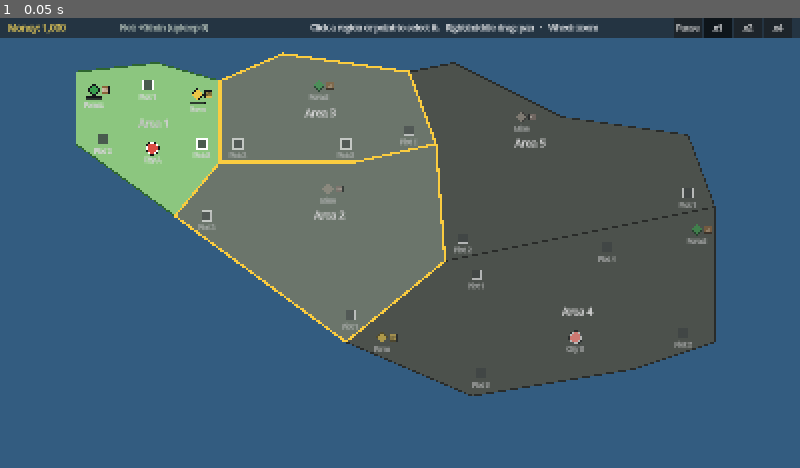
Above: before the commit, frame 1.
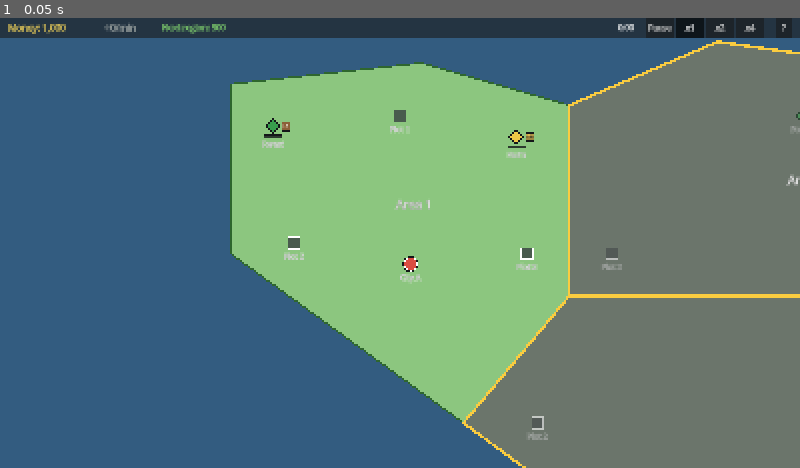
Above: after the commit, the same moment.

Repository: sgtdali/flowgame
Game: Godot game, scene res://features/worldmap/WorldMap.tscn
Same seed, same stepped clock (60 frames per second), same inputs: the game is played once before the commit and once after it.
Inputs:
- Up to frame 1 (0.05 s): no input

The runs differ from the first frame. In frame 1, 61% of the frame differs, in the area x 9-100%, y 0-100%.

Commit message:
Görev 06 adım 5: üst çubuk (renkli net, sonraki bölge hedefi, oyun saati, ? yardımı, yalnızca gerektiğinde ipucu); harita oyunda 2 kat büyük, işaretler sabit boyda, kamera başlangıç bölgesine odaklanır
Co-Authored-By: Claude Opus 5.5 <noreply@anthropic.com>

Diff:
--- a/features/worldmap/WorldMap.tscn
+++ b/features/worldmap/WorldMap.tscn
@@ -11,6 +11,7 @@
 [ext_resource type="PackedScene" path="res://features/factory/FactoryScreen.tscn" id="9_factory"]
 [ext_resource type="Script" path="res://features/worldmap/good_bar.gd" id="10_good_bar"]
 [ext_resource type="Script" path="res://features/worldmap/hover_card.gd" id="11_hover"]
+[ext_resource type="Script" path="res://features/worldmap/map_top_bar.gd" id="12_top_bar"]
 
 [node name="WorldMap" type="Node2D"]
 script = ExtResource("1_map")
@@ -18,12 +19,13 @@
 [node name="Sea" type="ColorRect" parent="."]
 offset_left = -2000.0
 offset_top = -2000.0
-offset_right = 3600.0
-offset_bottom = 2900.0
+offset_right = 5600.0
+offset_bottom = 4200.0
 mouse_filter = 2
 color = Color(0.2, 0.36, 0.5, 1)
 
 [node name="RegionMap" parent="." instance=ExtResource("2_regions")]
+scale = Vector2(2, 2)
 
 [node name="Routes" type="Node2D" parent="."]
 z_index = 10
@@ -44,6 +46,7 @@
 offset_bottom = 40.0
 grow_horizontal = 2
 mouse_filter = 2
+script = ExtResource("12_top_bar")
 
 [node name="Margin" type="MarginContainer" parent="UI/TopBar"]
 layout_mode = 2
@@ -56,7 +59,7 @@
 
 [node name="MoneyLabel" type="Label" parent="UI/TopBar/Margin/HBox"]
 unique_name_in_owner = true
-custom_minimum_size = Vector2(200, 0)
+custom_minimum_size = Vector2(170, 0)
 layout_mode = 2
 theme_override_colors/font_color = Color(0.98, 0.85, 0.35, 1)
 theme_override_font_sizes/font_size = 18
@@ -65,23 +68,47 @@
 
 [node name="IncomeLabel" type="Label" parent="UI/TopBar/Margin/HBox"]
 unique_name_in_owner = true
-custom_minimum_size = Vector2(230, 0)
-layout_mode = 2
-theme_override_colors/font_color = Color(0.8, 0.85, 0.8, 1)
-text = "Net: 0/min"
+custom_minimum_size = Vector2(90, 0)
+layout_mode = 2
+mouse_filter = 1
+theme_override_font_sizes/font_size = 18
+text = "+0/min"
 vertical_alignment = 1
 
+[node name="GoalLabel" type="Label" parent="UI/TopBar/Margin/HBox"]
+unique_name_in_owner = true
+layout_mode = 2
+mouse_filter = 1
+text = "Next region: 0"
+vertical_alignment = 1
+
 [node name="HintLabel" type="Label" parent="UI/TopBar/Margin/HBox"]
-layout_mode = 2
-size_flags_horizontal = 3
-text = "Click a region or point to select it.   Right/middle drag: pan   ·   Wheel: zoom"
+unique_name_in_owner = true
+layout_mode = 2
+size_flags_horizontal = 3
+theme_override_colors/font_color = Color(0.75, 0.9, 1, 1)
 horizontal_alignment = 1
 vertical_alignment = 1
 
+[node name="ClockLabel" type="Label" parent="UI/TopBar/Margin/HBox"]
+unique_name_in_owner = true
+custom_minimum_size = Vector2(80, 0)
+layout_mode = 2
+mouse_filter = 1
+text = "0:00"
+horizontal_alignment = 2
+vertical_alignment = 1
+
 [node name="SpeedBar" type="HBoxContainer" parent="UI/TopBar/Margin/HBox"]
 unique_name_in_owner = true
 layout_mode = 2
 script = ExtResource("8_speed")
+
+[node name="HelpButton" type="Button" parent="UI/TopBar/Margin/HBox"]
+unique_name_in_owner = true
+custom_minimum_size = Vector2(32, 0)
+layout_mode = 2
+text = "?"
 
 [node name="InfoPanel" type="PanelContainer" parent="UI"]
 anchors_preset = 1
--- a/features/worldmap/map_camera.gd
+++ b/features/worldmap/map_camera.gd
@@ -5,11 +5,13 @@
 ## yakınlaştırma. Olayları "işlendi" diye işaretlemez; WorldMap de aynı sağ
 ## tıkı (hat kurmayı iptal) kullanabilir.
 
-const MIN_ZOOM: float = 0.6
+const MIN_ZOOM: float = 0.4
 const MAX_ZOOM: float = 3.0
 const ZOOM_STEP: float = 1.15
 ## Kamera haritadan en fazla bu kadar dışarı kayabilir (dünya birimi).
 const PAN_MARGIN: float = 300.0
+## Başlangıç bölgesine odaklanırken ekranın ne kadarını doldursun.
+const FOCUS_FILL: float = 0.8
 
 ## Haritanın kapladığı alan (dünya koordinatı); WorldMap ayarlar.
 var map_rect: Rect2 = Rect2()
@@ -42,6 +44,19 @@
 		_clamp()
 
 
+## Kamerayı `rect`e ortalar ve ekranı büyük ölçüde dolduracak kadar yakınlaşır.
+func focus_rect(rect: Rect2) -> void:
+	if rect.size.x <= 0.0 or rect.size.y <= 0.0:
+		return
+	var view: Vector2 = get_viewport_rect().size
+	var fit: float = minf(view.x / rect.size.x, view.y / rect.size.y) * FOCUS_FILL
+	var value: float = clampf(fit, MIN_ZOOM, MAX_ZOOM)
+	zoom = Vector2(value, value)
+	_target_zoom = zoom
+	position = rect.get_center()
+	_clamp()
+
+
 func _zoom_at(screen_position: Vector2, factor: float) -> void:
 	var before: float = _target_zoom.x
 	var after: float = clampf(before * factor, MIN_ZOOM, MAX_ZOOM)
--- a/features/worldmap/map_point.gd
+++ b/features/worldmap/map_point.gd
@@ -84,6 +84,10 @@
 func _ready() -> void:
 	z_as_relative = false
 	z_index = POINT_Z_INDEX
+	# Harita oyunda ölçeklenir (WorldMap'te RegionMap.scale); nokta, simge ve
+	# yazılar yine aynı boyda kalsın. Konum ölçekle birlikte açılır.
+	if not Engine.is_editor_hint():
+		global_scale = Vector2.ONE
 
 
 func set_factory(factory_name: String) -> void:
--- /dev/null
+++ b/features/worldmap/map_top_bar.gd
@@ -0,0 +1,67 @@
+class_name MapTopBar
+extends PanelContainer
+
+## Haritanın üst çubuğu: para, net gelir (renkli), sonraki hedef, o an gereken
+## ipucu, oyun saati, hız düğmeleri ve kontrolleri anlatan "?" (görev 06, adım 5).
+## Yalnızca gösterir; sayıları MapFlowSim'den okur.
+
+const POSITIVE_COLOR: Color = Color(0.55, 0.9, 0.45)
+const NEGATIVE_COLOR: Color = Color(0.95, 0.4, 0.35)
+const ZERO_COLOR: Color = Color(0.7, 0.72, 0.7)
+const GOAL_READY_COLOR: Color = Color(0.55, 0.9, 0.45)
+const GOAL_WAIT_COLOR: Color = Color(0.8, 0.82, 0.8)
+const CLOCK_EPSILON: float = 0.001
+const HELP_TEXT: String = """Click a region or point to select it.
+Hover over a point or route to see a summary.
+Right/middle drag: pan the map.  Wheel: zoom.
+In a factory: drag machines from the left, connect outputs to inputs,
+Delete removes, right-click a wire end to disconnect, Esc goes back."""
+
+@onready var money_label: Label = %MoneyLabel
+@onready var income_label: Label = %IncomeLabel
+@onready var goal_label: Label = %GoalLabel
+@onready var hint_label: Label = %HintLabel
+@onready var clock_label: Label = %ClockLabel
+@onready var help_button: Button = %HelpButton
+
+
+func _ready() -> void:
+	help_button.tooltip_text = HELP_TEXT
+	clock_label.tooltip_text = "Game time (minutes:seconds)"
+	hint_label.text = ""
+
+
+func refresh(sim: MapFlowSim) -> void:
+	var regions: RegionState = sim.regions
+	money_label.text = "Money: %s" % RegionInfoPanel.format_money(regions.money)
+
+	var income: float = sim.income_last_minute()
+	var upkeep: int = sim.upkeep_per_minute()
+	var net: float = snappedf(income - upkeep, 0.1)
+	income_label.text = "%s%s/min" % ["+" if net >= 0.0 else "", RouteView.format_rate(net)]
+	income_label.add_theme_color_override(&"font_color",
+			POSITIVE_COLOR if net > 0.0 else (NEGATIVE_COLOR if net < 0.0 else ZERO_COLOR))
+	income_label.tooltip_text = "Net per minute\nIncome: +%s/min\nUpkeep: -%d/min" % [
+			RouteView.format_rate(income), upkeep]
+
+	var locked_left: bool = false
+	for region: RegionData in RegionCatalog.all():
+		if not regions.is_unlocked(region.id):
+			locked_left = true
+			break
+	goal_label.visible = locked_left
+	if locked_left:
+		var cost: int = regions.unlock_cost()
+		goal_label.text = "Next region: %s" % RegionInfoPanel.format_money(cost)
+		goal_label.add_theme_color_override(&"font_color",
+				GOAL_READY_COLOR if regions.wallet.can_afford(cost) else GOAL_WAIT_COLOR)
+		goal_label.tooltip_text = "Price of the next region you can unlock"
+
+	# Küçük pay: kayan nokta toplamı 2:05'i 2:04 göstermesin.
+	var seconds: int = floori(sim.clock * 60.0 + CLOCK_EPSILON)
+	clock_label.text = "%d:%02d" % [floori(seconds / 60.0), seconds % 60]
+
+
+## O an gereken ipucu (ör. hat kurarken); boşsa ortası boş kalır.
+func show_hint(text: String) -> void:
+	hint_label.text = text
--- a/features/worldmap/region_view.gd
+++ b/features/worldmap/region_view.gd
@@ -101,7 +101,8 @@
 		shape.color = fill
 	for border: Line2D in _borders:
 		border.default_color = border_color
-		border.width = width
+		# Harita ölçeklendiğinde (WorldMap'te RegionMap.scale) sınır inceliği aynı kalsın.
+		border.width = width / _map_scale()
 	# Kalın sınırlar komşunun sınırının altında kalmasın.
 	z_index = 2 if _selected else (1 if _status == RegionState.Status.AVAILABLE else 0)
 
@@ -127,13 +128,21 @@
 		return
 	var center: Vector2 = get_label_position()
 	var label: Label = Label.new()
+	# Harita ölçeklense de yazı aynı boyda ve keskin kalsın.
+	var inverse: float = 1.0 / _map_scale()
+	label.scale = Vector2(inverse, inverse)
 	label.text = data.display_name
 	label.horizontal_alignment = HORIZONTAL_ALIGNMENT_CENTER
 	label.custom_minimum_size = Vector2(200.0, 0.0)
-	label.position = center - Vector2(100.0, 14.0)
+	label.position = center - Vector2(100.0, 14.0) * inverse
 	label.add_theme_font_size_override("font_size", 22)
 	label.add_theme_color_override("font_color", Color(1.0, 1.0, 1.0))
 	label.add_theme_color_override("font_outline_color", Color(0.0, 0.0, 0.0))
 	label.add_theme_constant_override("outline_size", 6)
 	label.mouse_filter = Control.MOUSE_FILTER_IGNORE
 	add_child(label)
+
+
+## Haritanın dünya ölçeği (çizim koordinatından dünyaya).
+func _map_scale() -> float:
+	return maxf(global_scale.x, 0.001)
--- a/features/worldmap/world_map.gd
+++ b/features/worldmap/world_map.gd
@@ -22,9 +22,7 @@
 @onready var info_panel: RegionInfoPanel = $UI/InfoPanel
 @onready var point_panel: PointInfoPanel = $UI/PointPanel
 @onready var route_panel: RouteInfoPanel = $UI/RoutePanel
-@onready var money_label: Label = %MoneyLabel
-@onready var income_label: Label = %IncomeLabel
-@onready var hint_label: Label = $UI/TopBar/Margin/HBox/HintLabel
+@onready var top_bar: MapTopBar = $UI/TopBar
 @onready var speed_bar: SpeedBar = %SpeedBar
 @onready var route_builder: RouteBuilder = $Routes
 @onready var factory_screen: FactoryScreen = $UI/FactoryScreen
@@ -41,14 +39,14 @@
 var _points: Array[MapPoint] = []
 var _hovered_point: MapPoint = null
 var _hovered_route: RouteView = null
-var _default_hint: String = ""
 var _ui_timer: float = 0.0
 
 
 func _ready() -> void:
 	# Area2D'lerin fare üzerine gelme sinyalleri için gerekli.
 	get_viewport().physics_object_picking = true
-	camera.map_rect = Rect2(map_bounds.position, map_bounds.size)
+	camera.map_rect = map_bounds.get_global_rect()
+	camera.focus_rect(_start_rect())
 	for node: Node in region_map.find_children("*", "MapPoint", true, false):
 		_points.append(node as MapPoint)
 	_panels = MapPanels.new(sim, RegionState.DEFAULT_CONFIG, info_panel, point_panel, route_panel)
@@ -64,13 +62,11 @@
 		if routes.remove_vehicle(route): _refresh_now())
 	route_panel.remove_route_requested.connect(_on_remove_route_requested)
 	route_builder.routes = routes
-	route_builder.hint_changed.connect(func(text: String) -> void:
-		hint_label.text = text if not text.is_empty() else _default_hint)
+	route_builder.hint_changed.connect(top_bar.show_hint)
 	route_builder.route_built.connect(func(_route: MapRoute) -> void:
-		hint_label.text = _default_hint
+		top_bar.show_hint("")
 		_refresh_now())
 	speed_bar.advanced.connect(sim.step)
-	_default_hint = hint_label.text
 	refresh_statuses()
 	_refresh_now()
 
@@ -182,10 +178,7 @@
 ## Üst çubuğu, hat etiketlerini ve açık paneli şimdi yeniler.
 func _refresh_now() -> void:
 	_ui_timer = 0.0
-	money_label.text = "Money: %s" % RegionInfoPanel.format_money(state.money)
-	var net: float = snappedf(sim.income_last_minute() - sim.upkeep_per_minute(), 0.1)
-	income_label.text = "Net: %s%s/min (upkeep %d)" % ["+" if net >= 0.0 else "",
-			RouteView.format_rate(net), sim.upkeep_per_minute()]
+	top_bar.refresh(sim)
 	route_builder.refresh_views(sim)
 	MapMarkers.refresh(_points, sim, RegionState.DEFAULT_CONFIG.point_stock_capacity)
 	_panels.show_selection(selected, selected_point, selected_route)
@@ -276,6 +269,21 @@
 	return null
 
 
+## Başlangıçta açık bölgelerin dünya koordinatında kapladığı alan.
+func _start_rect() -> Rect2:
+	var vertices: PackedVector2Array = []
+	for view: RegionView in _views():
+		if view.data != null and state.is_unlocked(view.data.id):
+			for poly: PackedVector2Array in view.get_polygons():
+				vertices.append_array(view.global_transform * poly)
+	if vertices.is_empty():
+		return Rect2()
+	var rect: Rect2 = Rect2(vertices[0], Vector2.ZERO)
+	for vertex: Vector2 in vertices:
+		rect = rect.expand(vertex)
+	return rect
+
+
 func _views() -> Array[RegionView]:
 	var out: Array[RegionView] = []
 	for child: Node in region_map.get_children():
Not shown, added: features/worldmap/map_top_bar.gd.uid
Not shown, changed: docs/tasks/06_anlasilir_harita.md
